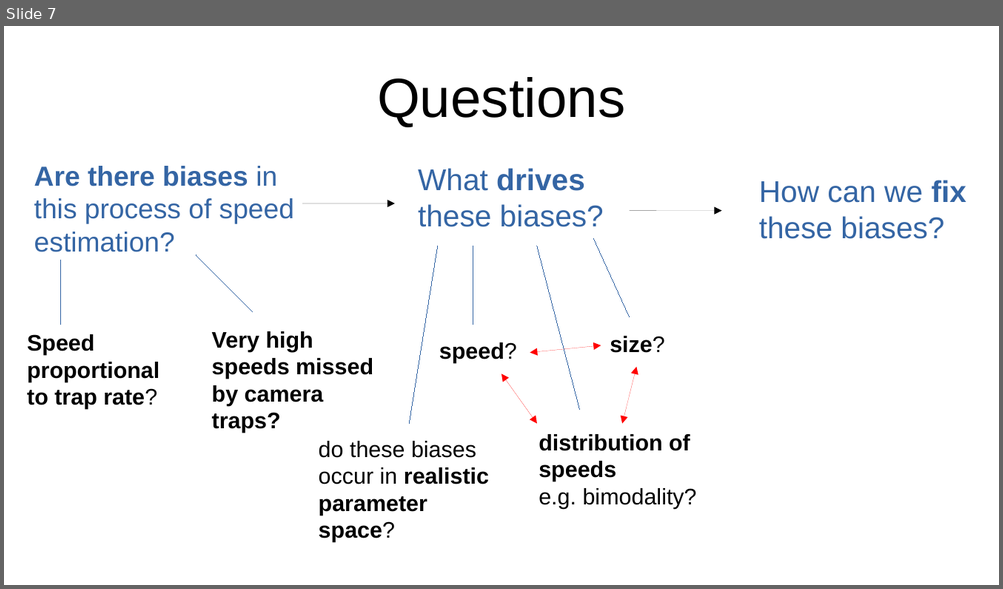
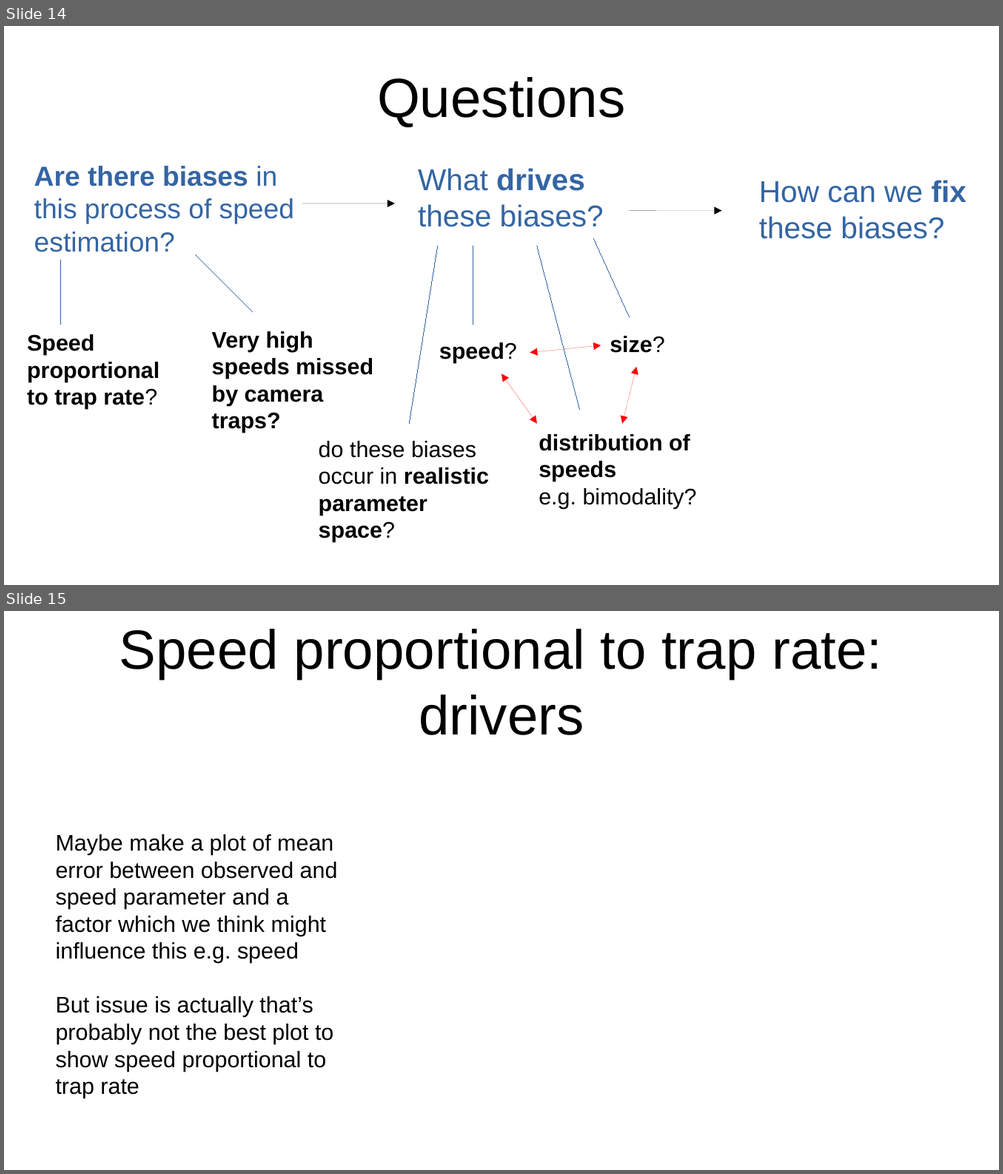
Before and after one commit to lizziebru/CamtrapSimulation, a slide deck: writeup/Camtrapsim_pres.odp. Shown one above the other, each under a label of ours: slide 7 before the commit, slides 14 and 15 after it. The pictures are 1003x589 and 1003x1174 pixels, drawn with LibreOffice and Linux fonts; fonts in the diff are those of the drawing. Boxes give left, top, right and bottom in pixels: in the first picture for what was removed or moved away, otherwise in the second. Text is boxed around its words. In the diff, an @@ line names an element or a change of style, - is before the commit and + after.

```diff
--- a/writeup/Camtrapsim_pres.odp
+++ b/writeup/Camtrapsim_pres.odp
@@ slide 15 added at (4,611,999,1170), background #FFFFFF @@
@@ title added at (119,629,882,735), 44 pt, text #000000 @@
+Speed proportional to trap rate: drivers
@@ text added at (56,834,338,1099), 18 pt, text #000000 @@
+Maybe make a plot of mean error between observed and speed parameter and a factor which we think might influence this e.g. speed
+But issue is actually that’s probably not the best plot to show speed proportional to trap rate
@@ what was slide 7 is now slide 14 @@
```
Also in this commit, not shown: 1 slide changed, 9 other slides added, 3 slides removed, 3 other files.
